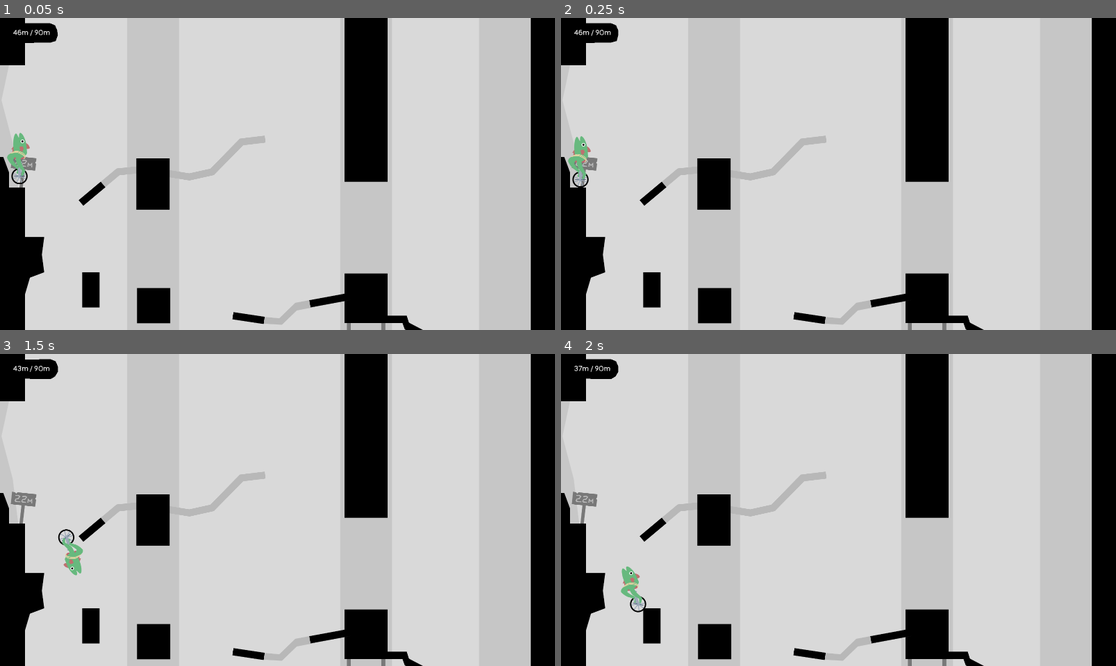
Above: before the commit, frames 1-4 (two rows, left to right).
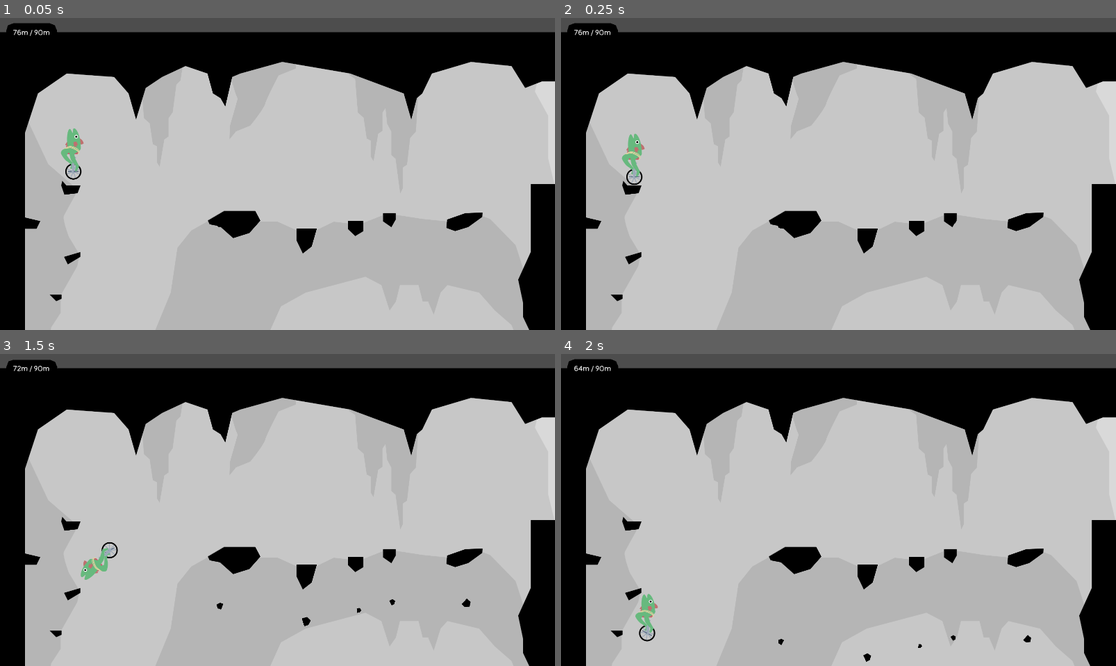
Above: after the commit, the same moments.

Repository: Gegbee/cycle
Game: Godot game, scene res://Main.tscn
Two runs of this game, one before a commit and one after it. Both use one fixed random seed, a clock stepped at 60 frames per second and the inputs below. This scene is started directly instead of the project's main scene.
Inputs (mouse positions are in pixels of both pictures, inside the frame that each line leads up to):
- Up to frame 1 (0.05 s): no input
- Up to frame 2 (0.25 s): no input
- Up to frame 3 (1.5 s): move the mouse to (305, 510) at 0.52 s; press the mouse at (305, 510) at 0.53 s; hold D (right) from 0.53 s (still down); tap W (jump) at 0.77 s; move the mouse to (249, 510) at 1.27 s; release the mouse at (249, 510) at 1.28 s; tap Space (interact) at 1.35 s
- Up to frame 4 (2 s): keep holding D (right); tap W (jump) at 1.52 s

The runs differ from the first frame. In frame 1, 46% of the frame differs, in the area x 0-100%, y 0-100%; in frame 2, 46%; in frame 3, 46%; in frame 4, 46%.

Commit message:
mor efalling

Diff:
--- a/CustomCamera.gd
+++ b/CustomCamera.gd
@@ -11,5 +11,3 @@
 	if is_instance_valid(Global.player):
 		global_position.y = 1500 * int(Global.player.get_node("NoRotation/Center").global_position.y / 1500) + init_pos.y
 		global_position.x = 2750 * int((Global.player.get_node("NoRotation/Center").global_position.x - 2750/2) / 2750 ) + init_pos.x
-		#global_position.y = Global.player.get_node("NoRotation").global_position.y + init_pos.y
-		print(int((Global.player.get_node("NoRotation/Center").global_position.x - 2750/2) / 2750))
--- /dev/null
+++ b/FallingRock1.gd
@@ -0,0 +1,35 @@
+extends StaticBody2D
+
+
+var init_pos : Vector2 = Vector2()
+var falling : = false
+var time : float = 0.0
+func _ready():
+	add_to_group('falling')
+	init_pos = $F1.position
+
+
+# Called every frame. 'delta' is the elapsed time since the previous frame.
+func _process(delta):
+	if falling:
+		time += delta
+		$F1.position.y += time * time * 8.0
+
+
+func start_fall():
+	if $Timer.time_left == 0:
+		$Timer.start(1.5)
+
+
+func _on_timer_timeout():
+	if !falling:
+		time = 0.0
+		$CollisionPolygon2D.disabled = true
+		falling = true
+		$Timer.start(5.0)
+		$GPUParticles2D.emitting = false
+	else:
+		falling = false
+		$CollisionPolygon2D.disabled = false
+		$F1.position.y = init_pos.y
+		$GPUParticles2D.emitting = true
--- a/Main.tscn
+++ b/Main.tscn
@@ -8,6 +8,12 @@
 [ext_resource type="Texture2D" uid="uid://bp522yvyng1hf" path="res://Assets/Levels/Level1.png" id="5_tkvxj"]
 [ext_resource type="FontFile" uid="uid://cpjahop31ai3t" path="res://Assets/Pangolin-Regular.ttf" id="7_313mj"]
 [ext_resource type="Shader" path="res://Assets/WobbleImage.gdshader" id="8_4shi0"]
+[ext_resource type="Script" path="res://FallingRock1.gd" id="9_e5sfk"]
+[ext_resource type="Texture2D" uid="uid://bchd56nt48bug" path="res://Assets/Levels/F1.png" id="10_127qo"]
+[ext_resource type="Texture2D" uid="uid://bd8sjlerbcjna" path="res://Assets/Levels/F3.png" id="11_dx5pa"]
+[ext_resource type="Texture2D" uid="uid://bbp0xga2g2vrl" path="res://Assets/Levels/F2.png" id="12_37s5x"]
+[ext_resource type="Texture2D" uid="uid://duspxysjfj2ce" path="res://Assets/Levels/F4.png" id="13_77mad"]
+[ext_resource type="Texture2D" uid="uid://copjvgf8wvsy6" path="res://Assets/Levels/F5.png" id="14_aa4l6"]
 
 [sub_resource type="WorldBoundaryShape2D" id="WorldBoundaryShape2D_1543q"]
 
@@ -29,6 +35,52 @@
 expand_margin_bottom = 15.0
 anti_aliasing = false
 
+[sub_resource type="Curve" id="Curve_vjhgd"]
+_data = [Vector2(0, 1), 0.0, 0.0, 0, 0, Vector2(1, 0), 0.0, 0.0, 0, 0]
+point_count = 2
+
+[sub_resource type="CurveTexture" id="CurveTexture_18xv0"]
+curve = SubResource("Curve_vjhgd")
+
+[sub_resource type="ParticleProcessMaterial" id="ParticleProcessMaterial_qaem1"]
+emission_shape = 3
+emission_box_extents = Vector3(79.26, 1, 1)
+particle_flag_disable_z = true
+gravity = Vector3(0, 200, 0)
+angular_velocity_min = -20.0
+angular_velocity_max = 20.0
+orbit_velocity_min = 0.0
+orbit_velocity_max = 0.0
+angle_min = -348.6
+angle_max = 272.8
+scale_min = 0.2
+scale_max = 0.7
+scale_curve = SubResource("CurveTexture_18xv0")
+color = Color(0, 0, 0, 1)
+
+[sub_resource type="Curve" id="Curve_jbmi6"]
+_data = [Vector2(0, 1), 0.0, 0.0, 0, 0, Vector2(1, 0), 0.0, 0.0, 0, 0]
+point_count = 2
+
+[sub_resource type="CurveTexture" id="CurveTexture_8mwul"]
+curve = SubResource("Curve_jbmi6")
+
+[sub_resource type="ParticleProcessMaterial" id="ParticleProcessMaterial_vvgy3"]
+emission_shape = 3
+emission_box_extents = Vector3(20, 1, 1)
+particle_flag_disable_z = true
+gravity = Vector3(0, 200, 0)
+angular_velocity_min = -20.0
+angular_velocity_max = 20.0
+orbit_velocity_min = 0.0
+orbit_velocity_max = 0.0
+angle_min = -348.6
+angle_max = 272.8
+scale_min = 0.2
+scale_max = 0.7
+scale_curve = SubResource("CurveTexture_8mwul")
+color = Color(0, 0, 0, 1)
+
 [node name="Main" type="Node2D"]
 script = ExtResource("1_rj8hx")
 
@@ -43,7 +95,7 @@
 script = ExtResource("2_7r746")
 
 [node name="Player" parent="." instance=ExtResource("2_4d4nc")]
-position = Vector2(-1275, -2134)
+position = Vector2(-3759, -3657)
 
 [node name="TestMap" type="Sprite2D" parent="."]
 z_index = -2
@@ -64,29 +116,17 @@
 
 [node name="CollisionPolygon2D2" type="CollisionPolygon2D" parent="Col"]
 
+[node name="CollisionPolygon2D28" type="CollisionPolygon2D" parent="Col"]
+polygon = PackedVector2Array(-1498, -3634, -1495, -3292, -1560, -3155, -1533, -3041, -1537, -2976, -1497, -2893, -1499, -2724, -1320, -2722, -1241, -2682, -1176, -2733, -1176, -2796, -1214, -2864, -1201, -2974, -1237, -3052, -1248, -3122, -1247, -3563, -1086, -3586, -1089, -3620, -1247, -3598, -1249, -3635)
+
 [node name="CollisionPolygon2D35" type="CollisionPolygon2D" parent="Col"]
-polygon = PackedVector2Array(-3695, -2337, -3669, -2293, -3633, -2308, -3625, -2348, -3673, -2385)
+polygon = PackedVector2Array(-3696, -2335, -3669, -2293, -3633, -2308, -3614, -2361, -3685, -2367)
 
 [node name="CollisionPolygon2D34" type="CollisionPolygon2D" parent="Col"]
-polygon = PackedVector2Array(-3532, -2167, -3503, -2194, -3404, -2155, -3402, -2089, -3516, -2079)
+polygon = PackedVector2Array(-3532, -2167, -3503, -2194, -3402, -2194, -3402, -2089, -3516, -2079)
 
 [node name="CollisionPolygon2D33" type="CollisionPolygon2D" parent="Col"]
 polygon = PackedVector2Array(-2950, -2538, -2973, -2367, -2988, -2053, -2645, -1848, -2515, -1981, -2401, -1981, -2363, …(245 unchanged characters)…
-
-[node name="CollisionPolygon2D32" type="CollisionPolygon2D" parent="Col"]
-polygon = PackedVector2Array(-1912, -3458, -1915, -3418, -1870, -3400, -1806, -3421, -1738, -3472, -1736, -3493, -1821, -3492)
-
-[node name="CollisionPolygon2D31" type="CollisionPolygon2D" parent="Col"]
-polygon = PackedVector2Array(-2229, -3491, -2229, -3449, -2188, -3420, -2165, -3459, -2166, -3491)
-
-[node name="CollisionPolygon2D30" type="CollisionPolygon2D" parent="Col"]
-polygon = PackedVector2Array(-2401, -3450, -2399, -3410, -2367, -3377, -2324, -3402, -2324, -3450)
-
-[node name="CollisionPolygon2D29" type="CollisionPolygon2D" parent="Col"]
-polygon = PackedVector2Array(-2658, -3413, -2657, -3356, -2626, -3289, -2581, -3325, -2555, -3412)
-
-[node name="CollisionPolygon2D28" type="CollisionPolygon2D" parent="Col"]
-polygon = PackedVector2Array(-3094, -3456, -3016, -3503, -2861, -3501, -2836, -3454, -2890, -3393, -2971, -3367, -3036, -3426, -3088, -3436)
 
 [node name="CollisionPolygon2D27" type="CollisionPolygon2D" parent="Col"]
 polygon = PackedVector2Array(-3813, -3651, -3820, -3625, -3803, -3582, -3737, -3589, -3722, -3628, -3794, -3629)
@@ -126,7 +166,7 @@
 polygon = PackedVector2Array(1252, -2915, 1253, 15, 1374, 20, 1377, -2907)
 
 [node name="CollisionPolygon2D15" type="CollisionPolygon2D" parent="Col"]
-polygon = PackedVector2Array(-1248, -2117, -1243, -1871, -11 …(598 unchanged characters)… , -1900, -1498, -2002, -1499, -2117, -1445, -2117, -1413, -2193, -1412, -2270, -1354, -2268, -1328, -2194, -1326, -2117)
+polygon = PackedVector2Array(-1248, -2117, -1243, -1871, -11 …(598 unchanged characters)… , -1900, -1498, -2002, -1499, -2117, -1439, -2117, -1421, -2193, -1423, -2270, -1321, -2271, -1323, -2221, -1309, -2191, -1310, -2117)
 
 [node name="CollisionPolygon2D14" type="CollisionPolygon2D" parent="Col"]
 polygon = PackedVector2Array(1118, -1168, 1126, -1146, 1164, -1153, 1253, -1074, 1253, -1251)
@@ -190,3 +230,122 @@
 grow_horizontal = 2
 grow_vertical = 2
 theme_override_styles/panel = SubResource("StyleBoxFlat_e5b7g")
+
+[node name="FallingRock1" type="StaticBody2D" parent="."]
+position = Vector2(-2962, -3440)
+script = ExtResource("9_e5sfk")
+metadata/_edit_group_ = true
+
+[node name="F1" type="Sprite2D" parent="FallingRock1"]
+position = Vector2(-2, 6)
+texture = ExtResource("10_127qo")
+
+[node name="Timer" type="Timer" parent="FallingRock1"]
+one_shot = true
+
+[node name="CollisionPolygon2D" type="CollisionPolygon2D" parent="FallingRock1"]
+position = Vector2(2962, 3440)
+polygon = PackedVector2Array(-3094, -3456, -3016, -3503, -2861, -3501, -2836, -3454, -2890, -3393, -2971, -3367, -3036, -3426, -3088, -3436)
+
+[node name="GPUParticles2D" type="GPUParticles2D" parent="FallingRock1"]
+amount = 2
+process_material = SubResource("ParticleProcessMaterial_qaem1")
+texture = ExtResource("11_dx5pa")
+lifetime = 6.0
+randomness = 1.0
+
+[node name="FallingRock2" type="StaticBody2D" parent="."]
+position = Vector2(-2621, -3364)
+script = ExtResource("9_e5sfk")
+metadata/_edit_group_ = true
+
+[node name="F1" type="Sprite2D" parent="FallingRock2"]
+position = Vector2(15, 12)
+texture = ExtResource("12_37s5x")
+
+[node name="Timer" type="Timer" parent="FallingRock2"]
+one_shot = true
+
+[node name="CollisionPolygon2D" type="CollisionPolygon2D" parent="FallingRock2"]
+position = Vector2(2621, 3364)
+polygon = PackedVector2Array(-2658, -3413, -2657, -3356, -2626, -3289, -2581, -3325, -2555, -3412)
+
+[node name="GPUParticles2D" type="GPUParticles2D" parent="FallingRock2"]
+amount = 2
+process_material = SubResource("ParticleProcessMaterial_vvgy3")
+texture = ExtResource("11_dx5pa")
+lifetime = 6.0
+
+[node name="FallingRock3" type="StaticBody2D" parent="."]
+position = Vector2(-2361, -3417)
+script = ExtResource("9_e5sfk")
+metadata/_edit_group_ = true
+
+[node name="F1" type="Sprite2D" parent="FallingRock3"]
+position = Vector2(-2, 3)
+texture = ExtResource("11_dx5pa")
+
+[node name="Timer" type="Timer" parent="FallingRock3"]
+one_shot = true
+
+[node name="CollisionPolygon2D" type="CollisionPolygon2D" parent="FallingRock3"]
+position = Vector2(2361, 3417)
+polygon = PackedVector2Array(-2401, -3450, -2399, -3410, -2367, -3377, -2324, -3402, -2324, -3450)
+
+[node name="GPUParticles2D" type="GPUParticles2D" parent="FallingRock3"]
+amount = 2
+process_material = SubResource("ParticleProcessMaterial_vvgy3")
+texture = ExtResource("11_dx5pa")
+lifetime = 6.0
+randomness = 1.0
+
+[node name="FallingRock4" type="StaticBody2D" parent="."]
+position = Vector2(-2199, -3460)
+script = ExtResource("9_e5sfk")
+metadata/_edit_group_ = true
+
+[node name="F1" type="Sprite2D" parent="FallingRock4"]
+position = Vector2(2, 4)
+texture = ExtResource("13_77mad")
+
+[node name="Timer" type="Timer" parent="FallingRock4"]
+one_shot = true
+
+[node name="CollisionPolygon2D" type="CollisionPolygon2D" parent="FallingRock4"]
+position = Vector2(2199, 3460)
+polygon = PackedVector2Array(-2229, -3491, -2229, -3449, -2188, -3420, -2165, -3459, -2166, -3491)
+
+[node name="GPUParticles2D" type="GPUParticles2D" parent="FallingRock4"]
+amount = 2
+process_material = SubResource("ParticleProcessMaterial_vvgy3")
+texture = ExtResource("11_dx5pa")
+lifetime = 6.0
+randomness = 1.0
+
+[node name="FallingRock5" type="StaticBody2D" parent="."]
+position = Vector2(-1827, -3450)
+script = ExtResource("9_e5sfk")
+metadata/_edit_group_ = true
+
+[node name="F1" type="Sprite2D" parent="FallingRock5"]
+position = Vector2(1, 3)
+texture = ExtResource("14_aa4l6")
+
+[node name="Timer" type="Timer" parent="FallingRock5"]
+one_shot = true
+
+[node name="CollisionPolygon2D" type="CollisionPolygon2D" parent="FallingRock5"]
+position = Vector2(1827, 3450)
+polygon = PackedVector2Array(-1912, -3458, -1915, -3418, -1870, -3400, -1806, -3421, -1738, -3472, -1736, -3493, -1821, -3492)
+
+[node name="GPUParticles2D" type="GPUParticles2D" parent="FallingRock5"]
+amount = 2
+process_material = SubResource("ParticleProcessMaterial_vvgy3")
+texture = ExtResource("11_dx5pa")
+lifetime = 6.0
+
+[connection signal="timeout" from="FallingRock1/Timer" to="FallingRock1" method="_on_timer_timeout"]
+[connection signal="timeout" from="FallingRock2/Timer" to="FallingRock2" method="_on_timer_timeout"]
+[connection signal="timeout" from="FallingRock3/Timer" to="FallingRock3" method="_on_timer_timeout"]
+[connection signal="timeout" from="FallingRock4/Timer" to="FallingRock4" method="_on_timer_timeout"]
+[connection signal="timeout" from="FallingRock5/Timer" to="FallingRock5" method="_on_timer_timeout"]
--- a/Player/Player.gd
+++ b/Player/Player.gd
@@ -89,7 +89,7 @@
 		#body.apply_force(Vector2(body_pid.step(target_player_rot-body.rotation, delta) * delta, 0), Vector2(0, -250))
 		body.apply_impulse(Vector2(mouse_vel.x * 100/2/35.0 * Global.sense, 0), Vector2(0, -250))
 	else:
-		body.apply_central_impulse(Vector2(mouse_vel.x * 50/50.0 * Global.sense, 0))
+		body.apply_central_impulse(Vector2(mouse_vel.x * 50/30.0 * Global.sense, 0))
 		body.apply_impulse(Vector2(mouse_vel.x * 30/35.0 * Global.sense, 0), Vector2(0, -250))
 	if (Input.is_action_just_released("jump")) and jump_mult > 0 and jump_cooldown <= 0.0 and wheel.is_on_floor:
 			jump_cooldown = 0.2
--- a/Player/Player.tscn
+++ b/Player/Player.tscn
@@ -59,7 +59,7 @@
 [node name="Player" type="Node2D"]
 script = ExtResource("1_ae5wc")
 
-[node name="Wheel" type="RigidBody2D" parent="."]
+[node name="Wheel" type="RigidBody2D" parent="." groups=["player"]]
 position = Vector2(0, -40)
 mass = 20.0
 physics_material_override = SubResource("PhysicsMaterial_d2d77")
--- a/Player/Wheel.gd
+++ b/Player/Wheel.gd
@@ -13,5 +13,6 @@
 
 
 func _on_body_entered(body):
-	pass
+	if body.is_in_group('falling'):
+		body.start_fall()
 	#apply_central_impulse(Vector2.UP * linear_velocity.y / 2 * 1000000)
Binary file added: Assets/Levels/F1.png
Not shown, added: Assets/Levels/F1.png.import
Binary file added: Assets/Levels/F2.png
Not shown, added: Assets/Levels/F2.png.import
Binary file added: Assets/Levels/F3.png
Not shown, added: Assets/Levels/F3.png.import
Binary file added: Assets/Levels/F4.png
Not shown, added: Assets/Levels/F4.png.import
Binary file added: Assets/Levels/F5.png
Not shown, added: Assets/Levels/F5.png.import
Binary file changed: Assets/Levels/Level1.png
Not shown: 1 places in Main.tscn that only renumber resources
